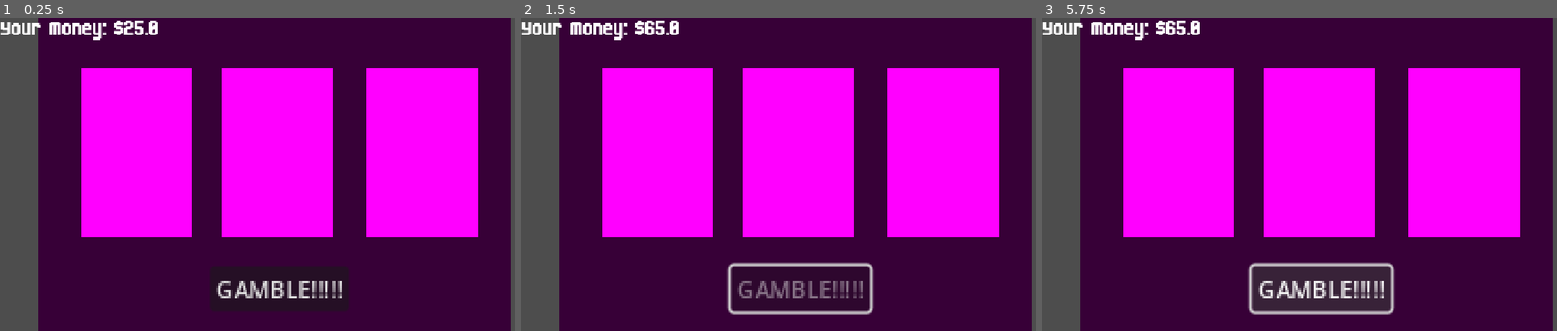
Above: before the commit, frames 1-3 (left to right).
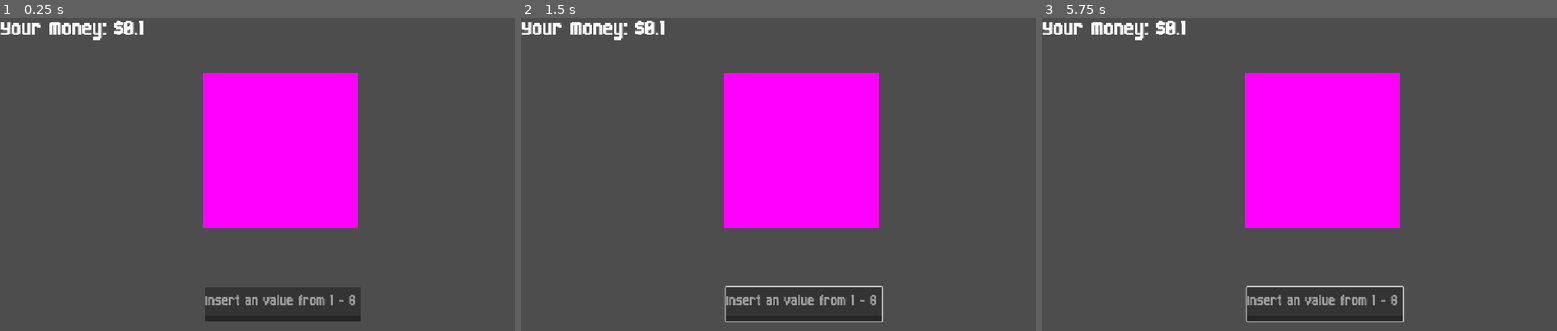
Above: after the commit, the same moments.

Repository: jaytheoff/Jean-Junior-s-Uglyduck
Game: Godot game, scene res://Scenes/Casino/casino.tscn
Two runs of this game, one before a commit and one after it. Both use one fixed random seed, a clock stepped at 60 frames per second and the inputs below. This scene is started directly instead of the project's main scene.
Inputs (mouse positions are in pixels of both pictures, inside the frame that each line leads up to):
- Up to frame 1 (0.25 s): no input
- Up to frame 2 (1.5 s): click (799, 287) at 0.5 s, where only the run before the commit has a clickable "GAMBLE!!!!!"; tap Enter at 1.25 s; hold Right (Right) from 1.28 s (still down); hold Z (Accept) from 1.28 s (still down)
- Up to frame 3 (5.75 s): tap Up (Jump) at 1.52, 2.27, 3.77, 4.52, 5.27 s; release Z (Accept) at 2.03 s; tap Shift (Dash) at 2.1, 3.6, 5.1 s; tap Z (Accept) at 2.75, 4.25 s; release Right (Right) at 2.78 s; hold Left (Left) 2.78-3.53 s; hold Z (Accept) 2.78-3.53 s; hold Right (Right) 3.53-5.03 s; hold Z (Accept) 4.28-5.03 s; hold Left (Left) from 5.03 s (still down)

The runs differ from the first frame. In frame 1, 81% of the frame differs, in the area x 7-100%, y 0-100%; in frame 2, 80%; in frame 3, 80%.
Error after the commit: Invalid type in function 'connect' in base 'Signal'. Cannot convert argument 1 from Signal to Callable. (res://Scripts/dice_roll.gd:13)

Commit message:
[2026-01-01] Tried Implementing dice game into casino & game now compatiable with joysticks
So I did a small update and this game doesnt really work yet with dice minigame but joystick implementation works well so thats about all that happened this committee, I'll come back and fix it the next day.

Diff:
--- a/Scenes/Casino/casino.tscn
+++ b/Scenes/Casino/casino.tscn
@@ -1,19 +1,41 @@
-[gd_scene load_steps=7 format=3 uid="uid://c2lrr7gfenpcb"]
+[gd_scene load_steps=13 format=3 uid="uid://c2lrr7gfenpcb"]
 
 [ext_resource type="Script" uid="uid://bfd3xuitxpk5s" path="res://Scripts/casino_game.gd" id="1_lnixx"]
 [ext_resource type="Script" uid="uid://bal2nnlakntgw" path="res://Scripts/slot_machine.gd" id="2_a7spw"]
 [ext_resource type="FontFile" uid="uid://brxd6h13my1ky" path="res://Fonts/Born2bSportyV2.ttf" id="3_ioq3x"]
+[ext_resource type="Script" uid="uid://bpm8g8rsslr47" path="res://Scripts/heads_or_tails.gd" id="4_mucla"]
+[ext_resource type="Script" uid="uid://y8ste5vyj4kw" path="res://Scripts/dice_roll.gd" id="5_swjqy"]
+
+[sub_resource type="LabelSettings" id="LabelSettings_mucla"]
+font = ExtResource("3_ioq3x")
+font_size = 48
 
 [sub_resource type="PlaceholderTexture2D" id="PlaceholderTexture2D_a7spw"]
 
 [sub_resource type="PlaceholderTexture2D" id="PlaceholderTexture2D_lnixx"]
 
-[sub_resource type="LabelSettings" id="LabelSettings_mucla"]
+[sub_resource type="PlaceholderTexture2D" id="PlaceholderTexture2D_mucla"]
+
+[sub_resource type="StyleBoxFlat" id="StyleBoxFlat_swjqy"]
+bg_color = Color(0.2051174, 0.20511746, 0.20511732, 1)
+border_width_bottom = 12
+border_color = Color(0.15127605, 0.15127608, 0.15127596, 1)
+
+[sub_resource type="LabelSettings" id="LabelSettings_swjqy"]
 font = ExtResource("3_ioq3x")
-font_size = 48
+
+[sub_resource type="PlaceholderTexture2D" id="PlaceholderTexture2D_swjqy"]
 
 [node name="Casino" type="Node2D"]
 script = ExtResource("1_lnixx")
+
+[node name="CanvasLayer" type="CanvasLayer" parent="."]
+
+[node name="Money Display" type="Label" parent="CanvasLayer"]
+offset_right = 40.0
+offset_bottom = 23.0
+text = "Your MoneY:"
+label_settings = SubResource("LabelSettings_mucla")
 
 [node name="Slot Machine" type="Node2D" parent="."]
 position = Vector2(976, -251)
@@ -41,22 +63,69 @@
 texture = SubResource("PlaceholderTexture2D_lnixx")
 
 [node name="Gamble" type="Button" parent="Slot Machine"]
-offset_left = -138.0
-offset_top = 237.0
-offset_right = -42.0
-offset_bottom = 268.0
-scale = Vector2(3, 3)
+offset_left = -356.0
+offset_top = 206.0
+offset_right = 350.0
+offset_bottom = 389.0
+theme_override_font_sizes/font_size = 64
 text = "GAMBLE!!!!!"
 
+[node name="Coin Flip" type="Node2D" parent="."]
+position = Vector2(2089, -252)
+script = ExtResource("4_mucla")
+
+[node name="Sprite2D" type="Sprite2D" parent="Coin Flip"]
+modulate = Color(0.14509805, 1, 0.5058824, 1)
+position = Vector2(13.999992, 28.999985)
+scale = Vector2(364.0001, 357.00003)
+texture = SubResource("PlaceholderTexture2D_mucla")
+
+[node name="Heads" type="Button" parent="Coin Flip"]
+offset_left = -291.0
+offset_top = 241.0
+offset_right = -90.0
+offset_bottom = 337.0
+theme_override_font_sizes/font_size = 64
+text = "Heads"
+
+[node name="Tails" type="Button" parent="Coin Flip"]
+offset_left = 118.0
+offset_top = 241.0
+offset_right = 319.0
+offset_bottom = 337.0
+theme_override_font_sizes/font_size = 64
+text = "Tails"
+
+[node name="Dice Roll" type="Node2D" parent="."]
+position = Vector2(3285, -252)
+script = ExtResource("5_swjqy")
+
+[node name="Input" type="LineEdit" parent="Dice Roll"]
+offset_left = -160.0
+offset_top = 281.0
+offset_right = 164.5625
+offset_bottom = 352.0
+theme_override_fonts/font = ExtResource("3_ioq3x")
+theme_override_font_sizes/font_size = 32
+theme_override_styles/normal = SubResource("StyleBoxFlat_swjqy")
+placeholder_text = "Insert an value from 1 - 6"
+
+[node name="Display" type="Label" parent="Dice Roll"]
+offset_left = -160.0
+offset_top = 281.0
+offset_right = 164.0
+offset_bottom = 352.0
+label_settings = SubResource("LabelSettings_swjqy")
+
+[node name="Dice" type="Sprite2D" parent="Dice Roll"]
+position = Vector2(-2.9999847, -0.99998474)
+scale = Vector2(321.5, 321.5)
+texture = SubResource("PlaceholderTexture2D_swjqy")
+
 [node name="Camera2D" type="Camera2D" parent="."]
-position = Vector2(979, -204)
-
-[node name="CanvasLayer" type="CanvasLayer" parent="."]
-
-[node name="Money Display" type="Label" parent="CanvasLayer"]
-offset_right = 40.0
-offset_bottom = 23.0
-text = "Your MoneY:"
-label_settings = SubResource("LabelSettings_mucla")
+position = Vector2(3277, -204)
 
 [connection signal="pressed" from="Slot Machine/Gamble" to="Slot Machine" method="_on_gamble_pressed"]
+[connection signal="pressed" from="Coin Flip/Heads" to="Coin Flip" method="_on_heads_pressed"]
+[connection signal="pressed" from="Coin Flip/Tails" to="Coin Flip" method="_on_tails_pressed"]
+[connection signal="set_bet" from="Dice Roll" to="Dice Roll" method="_on_set_bet"]
--- a/Scenes/Prologue/Traffic Game.tscn
+++ b/Scenes/Prologue/Traffic Game.tscn
@@ -136,7 +136,7 @@
 tile_map_data = PackedByteArray("AADu/wUAAAAAAAAAAADu/wYAAAAAAAEAAADv/wUAAAABAAAAAADv/wYAAAABAAEAAADu/wcAAAAAAAAAAADu/w …(61792 unchanged characters)…
 tile_set = SubResource("TileSet_o6qup")
 
-[node name="Player" parent="." instance=ExtResource("2_kjqco")]
+[node name="Player" parent="." groups=["Player"] instance=ExtResource("2_kjqco")]
 z_index = 4
 position = Vector2(-162, 5)
 
--- a/Scripts/Global/Global_Player_Variables.gd
+++ b/Scripts/Global/Global_Player_Variables.gd
@@ -1,8 +1,9 @@
 extends Node
 
-var money: float = 25.00
+var money: float = 0.10
 var luck: float = 0.5
 var charisma: float = 0.5
+var debt: float = 0.0
 
 # Casino Variables
 var casino_unlocked: bool = false
@@ -10,7 +11,7 @@
 #Checking if you unlocked Casino Yet
 var casino_games_unlocked: Dictionary = {
 	"slot_machine": false,
-	"blackjack": false,
+	"heads_or_tails": false,
 	"poker": false,
 	"roulette": false,
 }
@@ -25,7 +26,7 @@
 		"total_won": 0.0,
 		"total_lost": 0.0,
 	},
-	"blackjack": {
+	"heads_or_tails": {
 		"games_played": 0,
 		"total_won": 0.0,
 		"total_lost": 0.0,
--- /dev/null
+++ b/Scripts/dice_roll.gd
@@ -0,0 +1,29 @@
+extends Node2D
+signal set_bet
+
+@onready var amount_input := $Input
+@onready var display_text := $Display
+
+var rng = RandomNumberGenerator.new()
+var cost := 5
+var amount_bet := 0
+
+# Called when the node enters the scene tree for the first time.
+func _ready() -> void:
+	amount_input.text_submitted.connect(set_bet)
+
+
+# Called every frame. 'delta' is the elapsed time since the previous frame.
+func _process(delta: float) -> void:
+	pass
+
+func roll():
+	if Global_Player_Variables.money < cost and amount_bet < 0 and amount_bet > 7:
+		return -cost
+	rng.randomize()
+	return rng.randi_range(1, 6)
+
+func _on_set_bet() -> void:
+	amount_bet = int(amount_input.text)
+	display_text.text = "Bet Amount: %d" % amount_bet
+	roll()
--- /dev/null
+++ b/Scripts/heads_or_tails.gd
@@ -0,0 +1,57 @@
+extends Node2D
+var cost := 35.0
+var random:= RandomNumberGenerator.new()
+var selected:String = ""
+# Called when the node enters the scene tree for the first time.
+func _ready() -> void:
+	pass # Replace with function body.
+
+
+# Called every frame. 'delta' is the elapsed time since the previous frame.
+func _process(delta: float) -> void:
+	pass
+
+func _flip():
+
+	var outcome := random.randi_range(0, 1) # 0 = Heads, 1 = Tails
+	var result := "Heads" if outcome == 0 else "Tails"
+
+	Global_Player_Variables.money -= 10.00
+
+	Global_Player_Variables.casino_game_stats["heads_or_tails"]["games_played"] += 1
+
+	if result == selected:
+		Global_Player_Variables.money += 25.00
+		# Player wins
+		Global_Player_Variables.casino_game_stats["heads_or_tails"]["total_won"] += 1
+
+		print("It's %s! You win $25!" % result)
+	else:
+		# Player loses
+		Global_Player_Variables.casino_game_stats["heads_or_tails"]["total_lost"] += 1
+		print("It's %s! You lose!" % result)
+
+	return result
+
+
+
+
+func _on_heads_pressed() -> void:
+	if Global_Player_Variables.money >= cost and Global_Player_Variables.casino_games_unlocked["heads_or_tails"]:
+		selected = "Heads"
+		_flip()
+		$Heads.disabled = true
+		await get_tree().create_timer(0.8).timeout
+		$Heads.disabled = false
+	else:
+		print("Not enough money to play or game not unlocked!")
+
+func _on_tails_pressed() -> void:
+	if Global_Player_Variables.money >= cost and Global_Player_Variables.casino_games_unlocked["heads_or_tails"]:
+		selected = "Tails"
+		_flip()
+		$Tails.disabled = true
+		await get_tree().create_timer(0.8).timeout
+		$Tails.disabled = false
+	else:
+		print("Not enough money to play or game not unlocked!")
--- a/Scripts/slot_machine.gd
+++ b/Scripts/slot_machine.gd
@@ -1,4 +1,5 @@
 extends Node2D
+var cost := 10.0
 
 var random:= RandomNumberGenerator.new()
 enum Symbols {
@@ -33,30 +34,34 @@
 		#adds one win
 		Global_Player_Variables.casino_game_stats["slot_machine"]["total_won"] += 1
 		#adds 100 dollars to your money
-		Global_Player_Variables.money += 50.0
-		print("Jackpot! You won 50!")
-		return 100 # Jackpot
+		Global_Player_Variables.money += 25.00
+		print("Jackpot! You won 25!")
+		return 25 # Jackpot
 
-	elif results[0] == results[1] or results[1] == results[2] or results[0] == results[2]:
+	elif results[0] == results[1] and results[1] == results[2] or results[0] == results[2]:
 		#adds one game played
 		Global_Player_Variables.casino_game_stats["slot_machine"]["games_played"] += 1
 		#adds one win
 		Global_Player_Variables.casino_game_stats["slot_machine"]["total_won"] += 1
 		#gives you 20 dollars
-		Global_Player_Variables.money += 10.0
-		print("You won a small prize!, added 10 to your money")
-		return 20 # Small win
+		Global_Player_Variables.money += 15.00
+
+		print("You won a small prize!, added 15 to your money")
+		return 15 # Small win
 	else:
+		Global_Player_Variables.casino_game_stats["slot_machine"]["games_played"] += 1
+		Global_Player_Variables.casino_game_stats["slot_machine"]["total_lost"] += 1
 		print("You Lost your money lol")
 		return 0 # No win
 
+# Triggered when the player presses the "Gamble" button
+func _on_gamble_pressed() -> void:
+	if Global_Player_Variables.money < cost or not Global_Player_Variables.casino_games_unlocked["slot_machine"]:
+		print("Not enough money to play!, or game not unlocked!")
+		return
 
-func _on_gamble_pressed() -> void:
-	if Global_Player_Variables.money < 10.0:
-		print("Not enough money to play!")
-		return
 	else:
-		Global_Player_Variables.money -= 10.0
+		Global_Player_Variables.money -= cost
 		Global_Player_Variables.casino_game_stats["slot_machine"]["games_played"] += 1
 		random.randomize()
 		spin_reels()
--- a/project.godot
+++ b/project.godot
@@ -35,6 +35,7 @@
 "events": [Object(InputEventKey,"resource_local_to_scene":false,"resource_name":"","device":-1,"window_id":0,"alt_press …(195 unchanged characters)…
 , Object(InputEventKey,"resource_local_to_scene":false,"resource_name":"","device":-1,"window_id":0,"alt_pressed":false …(182 unchanged characters)…
 , Object(InputEventJoypadButton,"resource_local_to_scene":false,"resource_name":"","device":-1,"button_index":13,"pressure":0.0,"pressed":true,"script":null)
+, Object(InputEventJoypadMotion,"resource_local_to_scene":false,"resource_name":"","device":-1,"axis":0,"axis_value":-1.0,"script":null)
 ]
 }
 Right={
@@ -42,6 +43,7 @@
 "events": [Object(InputEventKey,"resource_local_to_scene":false,"resource_name":"","device":-1,"window_id":0,"alt_press …(195 unchanged characters)…
 , Object(InputEventKey,"resource_local_to_scene":false,"resource_name":"","device":-1,"window_id":0,"alt_pressed":false …(183 unchanged characters)…
 , Object(InputEventJoypadButton,"resource_local_to_scene":false,"resource_name":"","device":-1,"button_index":14,"pressure":0.0,"pressed":true,"script":null)
+, Object(InputEventJoypadMotion,"resource_local_to_scene":false,"resource_name":"","device":-1,"axis":0,"axis_value":1.0,"script":null)
 ]
 }
 Down={
@@ -49,6 +51,7 @@
 "events": [Object(InputEventKey,"resource_local_to_scene":false,"resource_name":"","device":-1,"window_id":0,"alt_press …(192 unchanged characters)…
 , Object(InputEventKey,"resource_local_to_scene":false,"resource_name":"","device":-1,"window_id":0,"alt_pressed":false …(186 unchanged characters)…
 , Object(InputEventJoypadButton,"resource_local_to_scene":false,"resource_name":"","device":-1,"button_index":12,"pressure":0.0,"pressed":true,"script":null)
+, Object(InputEventJoypadMotion,"resource_local_to_scene":false,"resource_name":"","device":-1,"axis":1,"axis_value":1.0,"script":null)
 ]
 }
 Up={
@@ -56,6 +59,7 @@
 "events": [Object(InputEventKey,"resource_local_to_scene":false,"resource_name":"","device":-1,"window_id":0,"alt_press …(195 unchanged characters)…
 , Object(InputEventKey,"resource_local_to_scene":false,"resource_name":"","device":-1,"window_id":0,"alt_pressed":false …(183 unchanged characters)…
 , Object(InputEventJoypadButton,"resource_local_to_scene":false,"resource_name":"","device":-1,"button_index":11,"pressure":0.0,"pressed":true,"script":null)
+, Object(InputEventJoypadMotion,"resource_local_to_scene":false,"resource_name":"","device":-1,"axis":1,"axis_value":-1.0,"script":null)
 ]
 }
 Dash={
